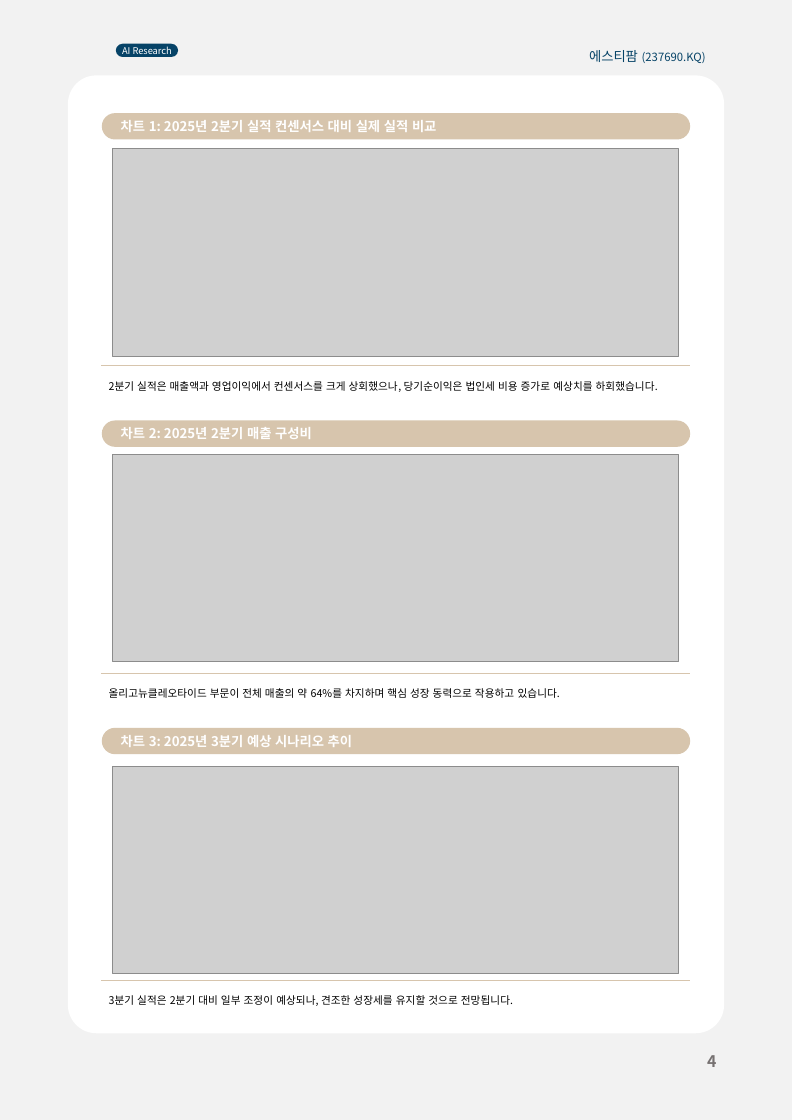
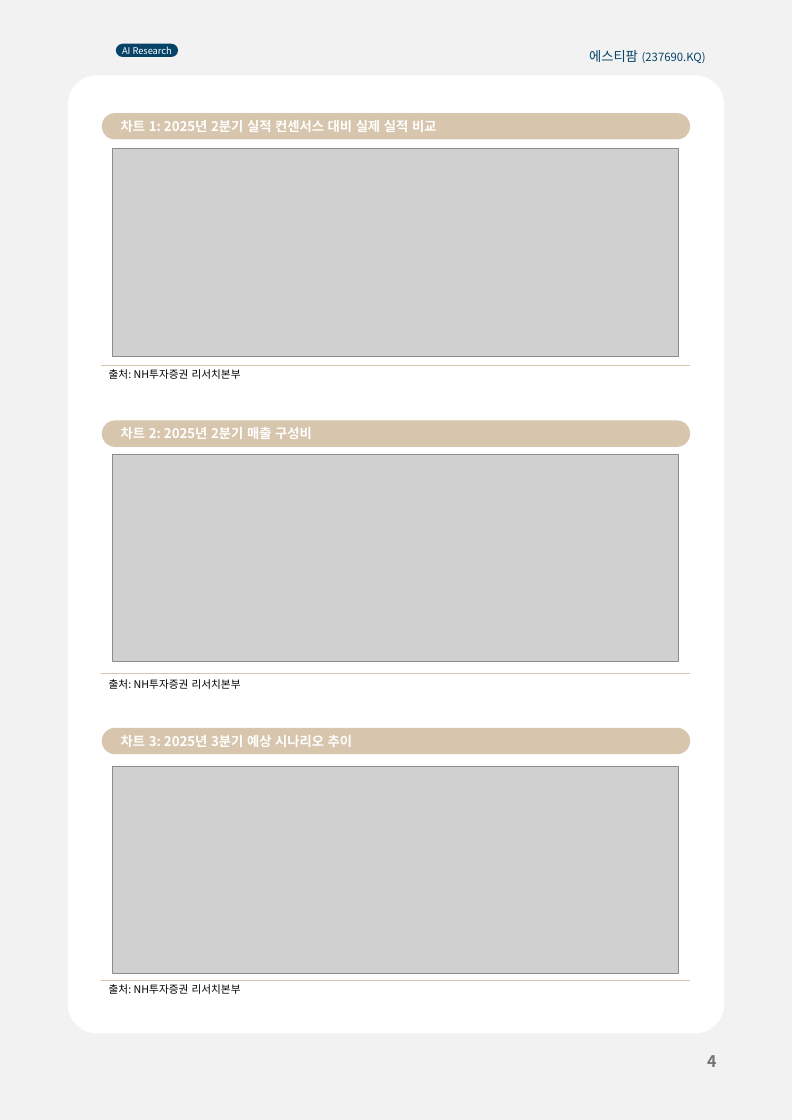
Before and after one commit to kyoujinkim/AI_Reporter, a slide deck: slide 4 of src/data/config/template.pptx. Drawn at 792x1120 pixels with LibreOffice and Linux fonts; fonts in the diff are those of the drawing; grey boxes stand for pictures; background and template pictures are left out. Boxes give left, top, right and bottom in pixels: in the first picture for what was removed or moved away, otherwise in the second. Text is boxed around its words. In the diff, an @@ line names an element or a change of style, - is before the commit and + after.

```diff
--- a/src/data/config/template.pptx
+++ b/src/data/config/template.pptx
@@ text at [109,369,241,379]: text changed @@
-2분기 실적은 매출액과 영업이익에서 컨센서스를 크게 상회했으나, 당기순이익은 법인세 비용 증가로 예상치를 하회했습니다.
+출처: NH투자증권 리서치본부
@@ text at [109,679,241,689]: text changed @@
-올리고뉴클레오타이드 부문이 전체 매출의 약 64%를 차지하며 핵심 성장 동력으로 작용하고 있습니다.
+출처: NH투자증권 리서치본부
@@ text at [109,984,241,994]: text changed @@
-3분기 실적은 2분기 대비 일부 조정이 예상되나, 견조한 성장세를 유지할 것으로 전망됩니다.
+출처: NH투자증권 리서치본부
```
Also in this commit, not shown: 4 other slides changed, 24 other files.
